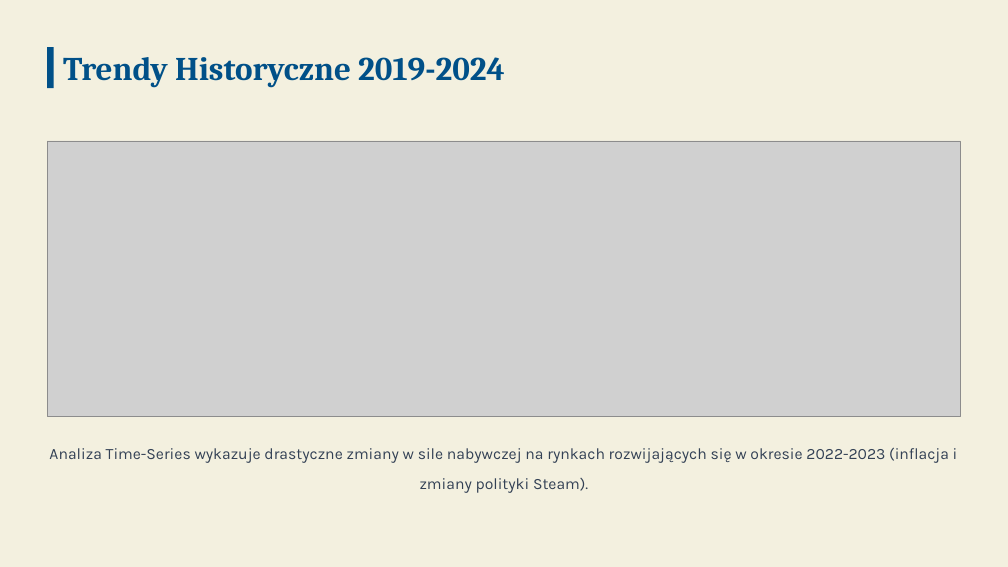
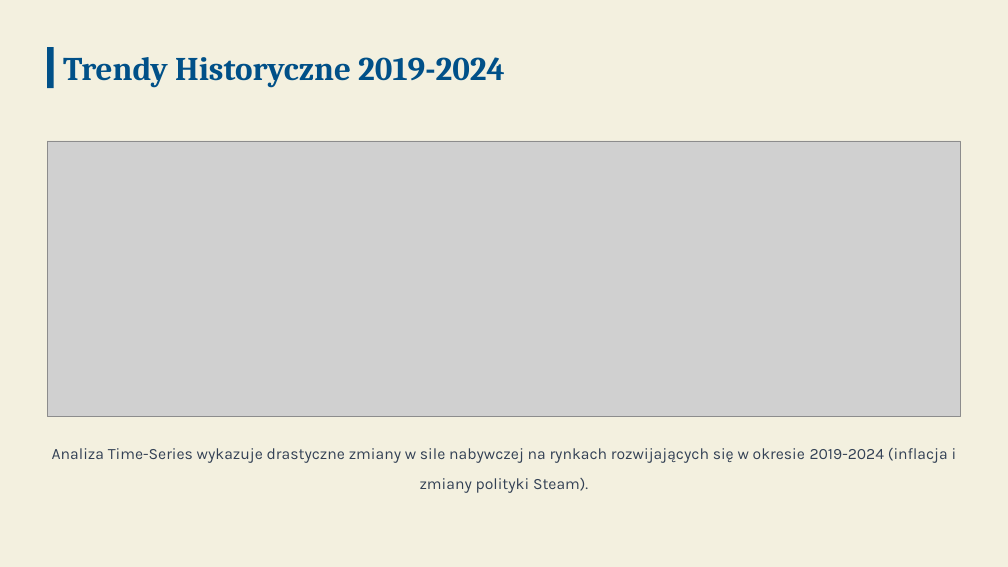
Before and after one commit to WukerDev/PricePower, a slide deck: slide 9 of PricePower.pptx. Drawn at 1008x567 pixels with LibreOffice and Linux fonts; fonts in the diff are those of the drawing; grey boxes stand for pictures; background and template pictures are left out. Boxes give left, top, right and bottom in pixels: in the first picture for what was removed or moved away, otherwise in the second. Text is boxed around its words. In the diff, an @@ line names an element or a change of style, - is before the commit and + after.

```diff
--- a/PricePower.pptx
+++ b/PricePower.pptx
@@ text at (52, 448, 957, 493): text changed @@
-Analiza Time-Series wykazuje drastyczne zmiany w sile nabywczej na rynkach rozwijających się w okresie 2022-2023 (inflacja i zmiany polityki Steam).
+Analiza Time-Series wykazuje drastyczne zmiany w sile nabywczej na rynkach rozwijających się w okresie 2019-2024 (inflacja i zmiany polityki Steam).
```
Also in this commit, not shown: 3 other slides changed.
